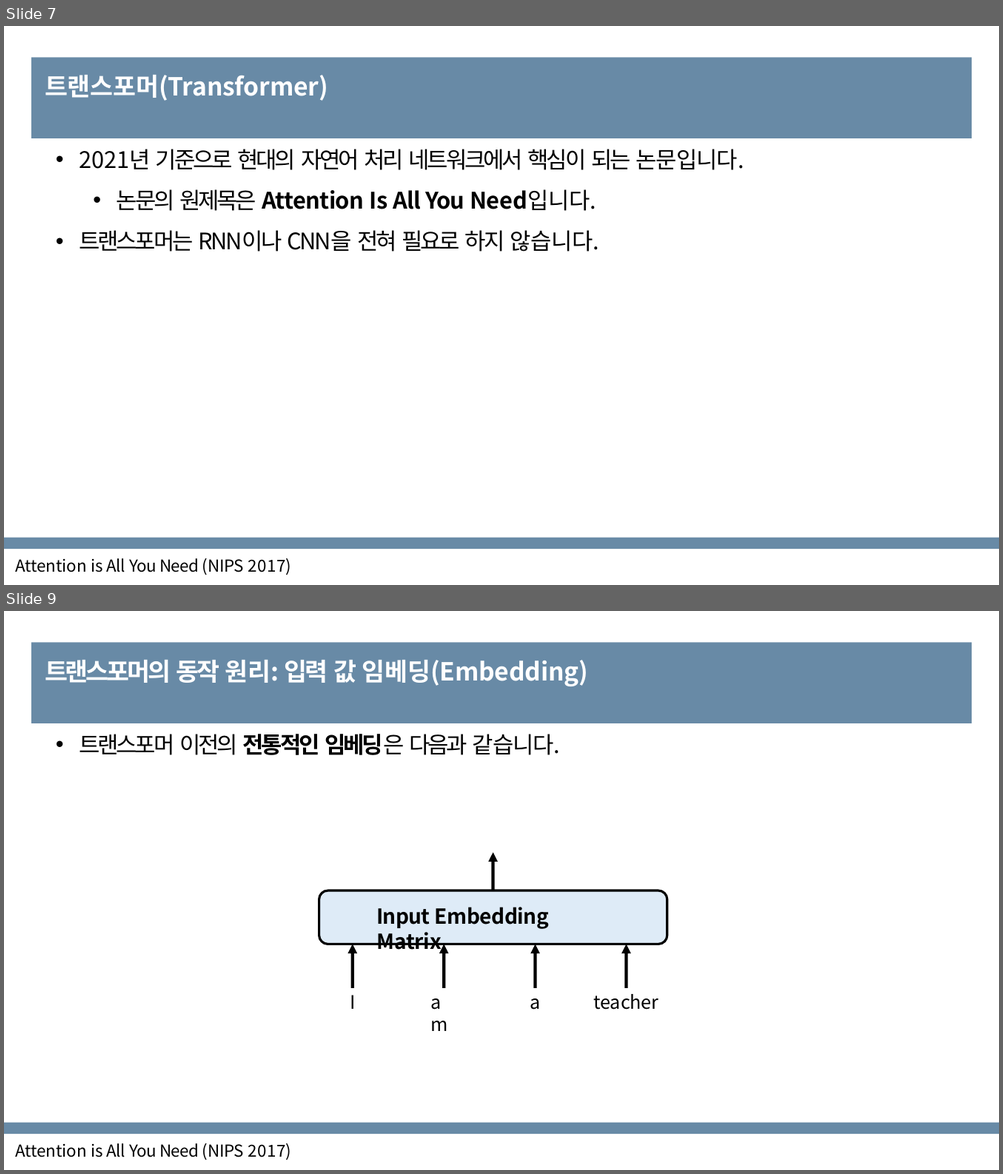
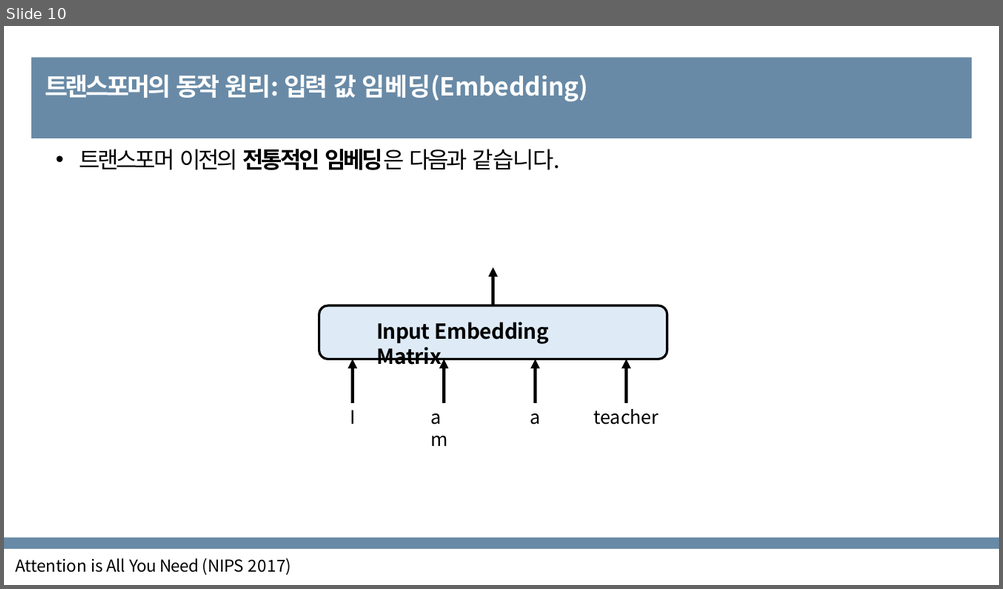
Before and after one commit to Gerutrute/paper_study, a slide deck: 논문 스터디_최희범_Attention is all you need.pptx. Shown one above the other, each under a label of ours: slides 7 and 9 before the commit, slide 10 after it; the slides between them are not shown. The pictures are 1003x1174 and 1003x589 pixels, drawn with LibreOffice and Linux fonts; fonts in the diff are those of the drawing. Boxes give left, top, right and bottom in pixels: in the first picture for what was removed or moved away, otherwise in the second. Text is boxed around its words. In the diff, an @@ line names an element or a change of style, - is before the commit and + after.

```diff
--- a/논문 스터디_최희범_Attention is all you need.pptx
+++ b/논문 스터디_최희범_Attention is all you need.pptx
@@ slide 7 removed at (x1=4, y1=26, x2=999, y2=585), background #FFFFFF @@
@@ title removed at (x1=31, y1=57, x2=971, y2=118) @@
-트랜스포머(Transformer)
@@ text removed at (x1=79, y1=149, x2=744, y2=252) @@
-• 2021년 기준으로 현대의 자연어 처리 네트워크에서 핵심이 되는 논문입니다.
-  • 논문의 원제목은 Attention Is All You Need입니다.
-• 트랜스포머는 RNN이나 CNN을 전혀 필요로 하지 않습니다.
@@ freeform shape removed at (x1=4, y1=538, x2=999, y2=549) @@
@@ text removed at (x1=15, y1=559, x2=291, y2=576) @@
-Attention is All You Need (NIPS 2017)
@@ what was slide 9 is now slide 10 @@
```
Also in this commit, not shown: 5 slides changed, 3 slides added, 1 other slide removed.
